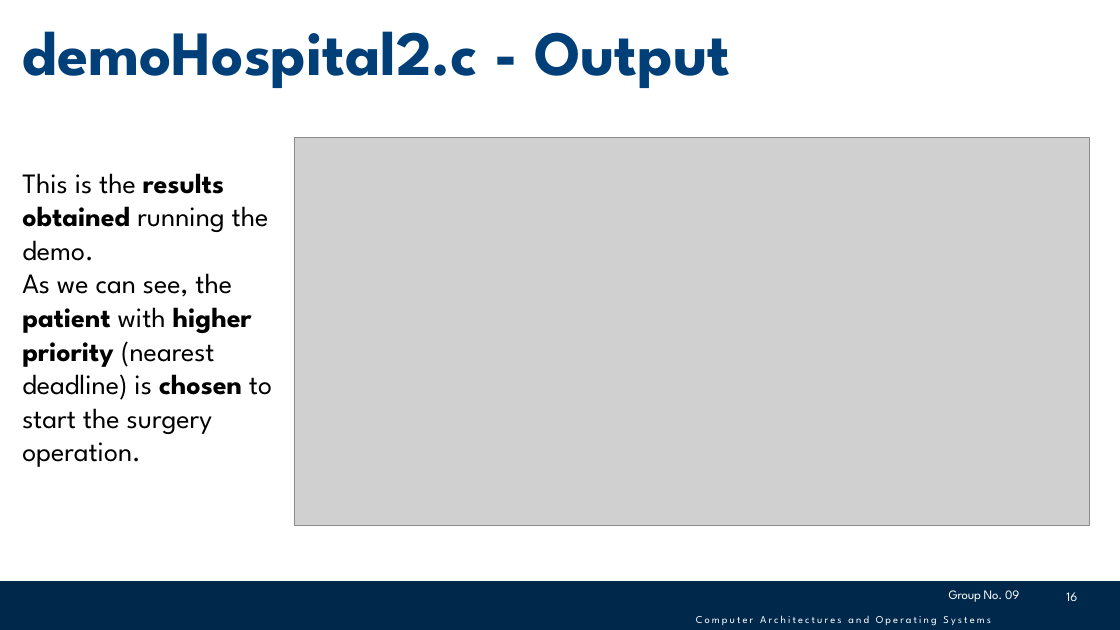
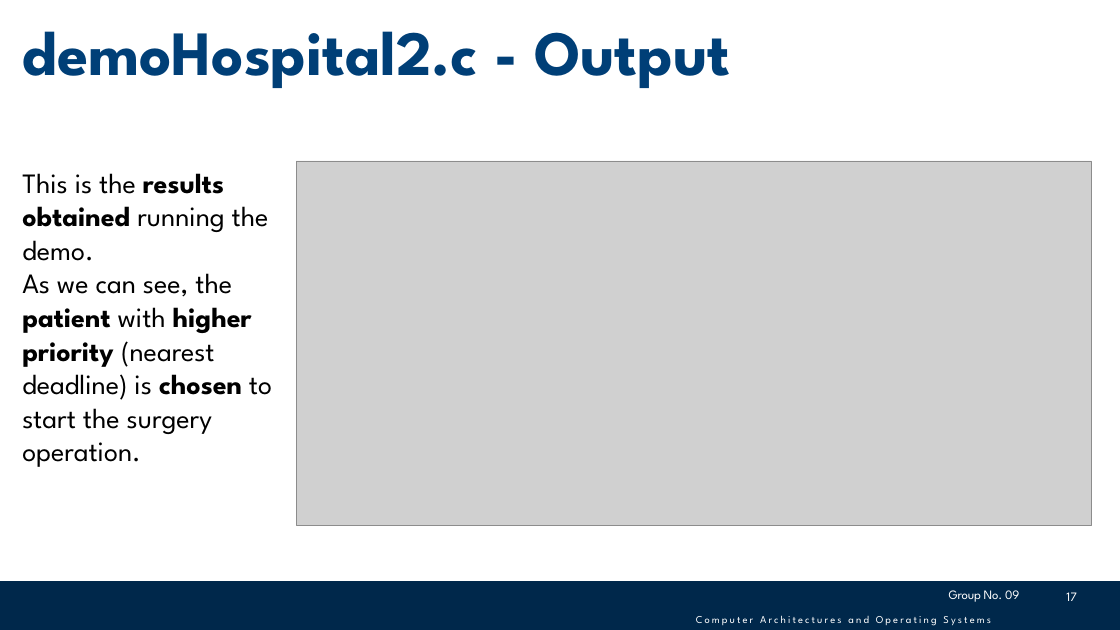
Before and after one commit to giovannidemaria/Polito-FreeRTOS-exploration, a slide deck: slide 17 of Documentation/HaclOSsim - Group09.pptx (slide 16 before the commit). Drawn at 1120x630 pixels with LibreOffice and Linux fonts; fonts in the diff are those of the drawing; grey boxes stand for pictures; background and template pictures are left out. Boxes give left, top, right and bottom in pixels: in the first picture for what was removed or moved away, otherwise in the second. Text is boxed around its words. In the diff, an @@ line names an element or a change of style, - is before the commit and + after.

```diff
--- a/Documentation/HaclOSsim - Group09.pptx
+++ b/Documentation/HaclOSsim - Group09.pptx
@@ picture: place and size @@
-picture at (294, 138, 1090, 525)
+picture at (297, 161, 1092, 525)
@@ page number at (1066, 592, 1077, 601): text changed @@
-16
+17
```
Also in this commit, not shown: 11 other slides changed, 1 slide added, 2 other files.
